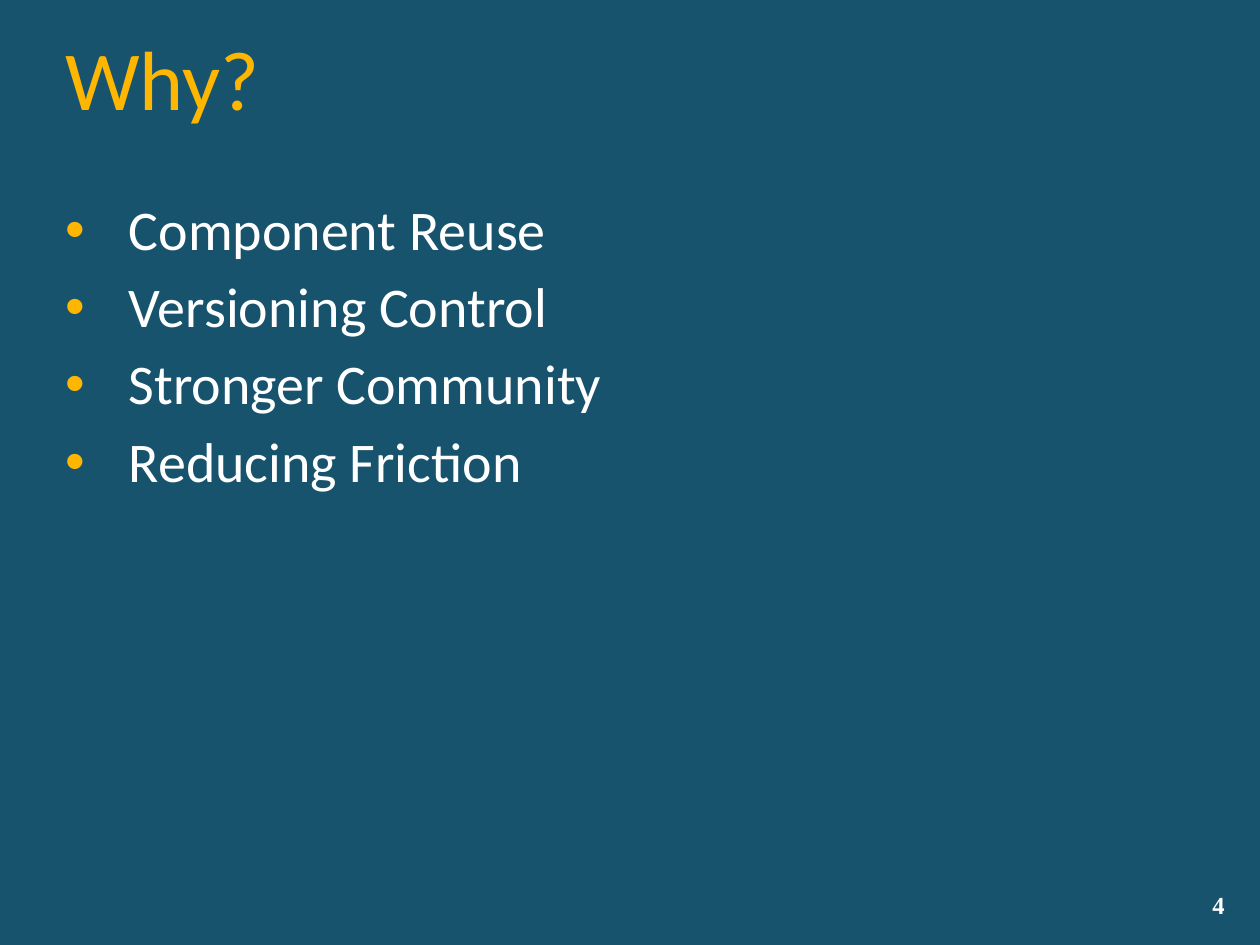
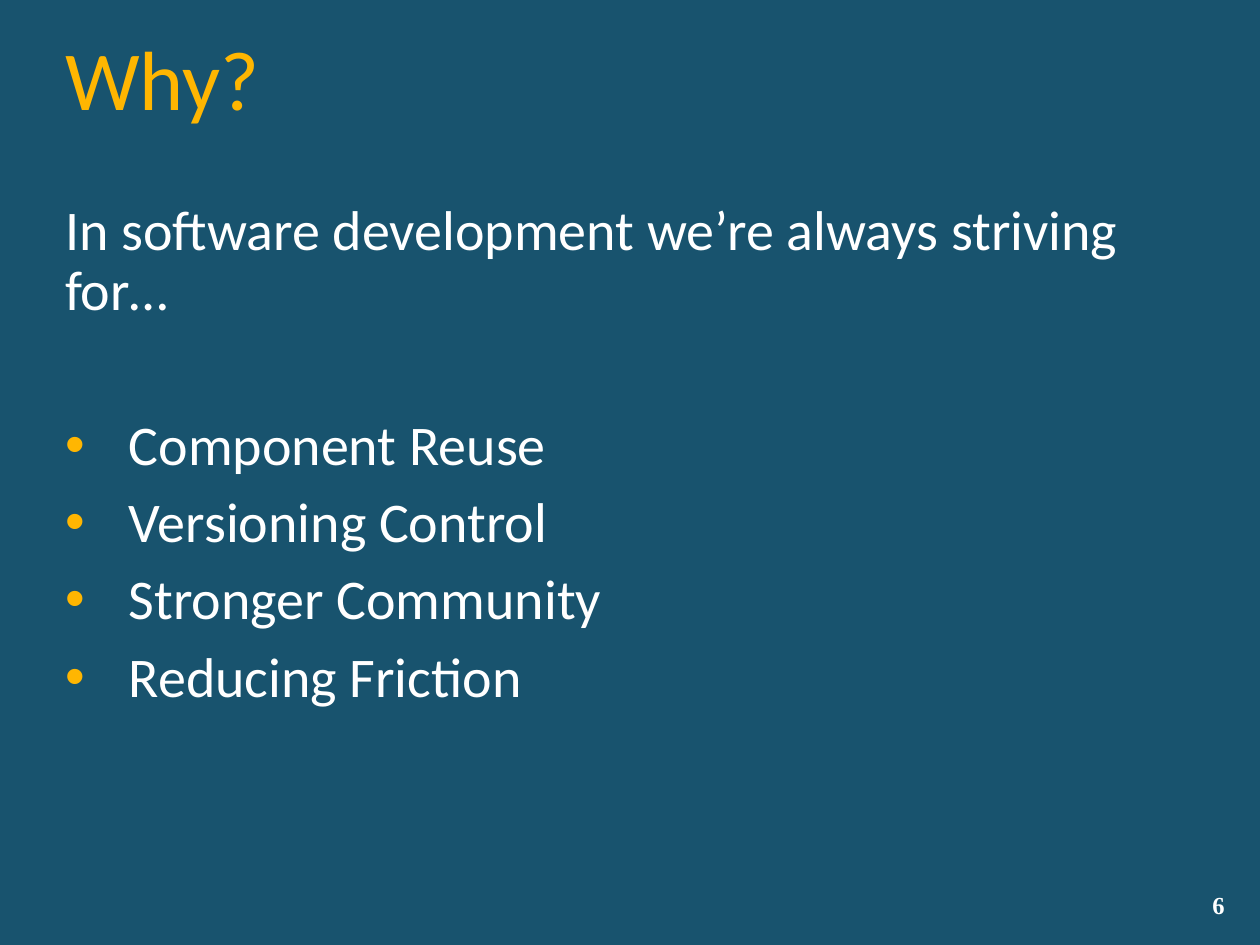
Before and after one commit to lozanotek/RefreshWithNuGet, a slide deck: slide 6 of slides/RefreshWithNuGet.pptx (slide 4 before the commit). Drawn at 1260x945 pixels with LibreOffice and Linux fonts; fonts in the diff are those of the drawing; background and template pictures are left out. Boxes give left, top, right and bottom in pixels: in the first picture for what was removed or moved away, otherwise in the second. Text is boxed around its words. In the diff, an @@ line names an element or a change of style, - is before the commit and + after.

```diff
--- a/slides/RefreshWithNuGet.pptx
+++ b/slides/RefreshWithNuGet.pptx
@@ text at bbox=[65, 210, 1117, 311]: paragraph added @@
+In software development we’re always striving for…
@@ page number at bbox=[1212, 897, 1224, 915]: text changed @@
-4
+6
```
Also in this commit, not shown: 4 other slides changed, 7 slides added, 2 slides removed.
